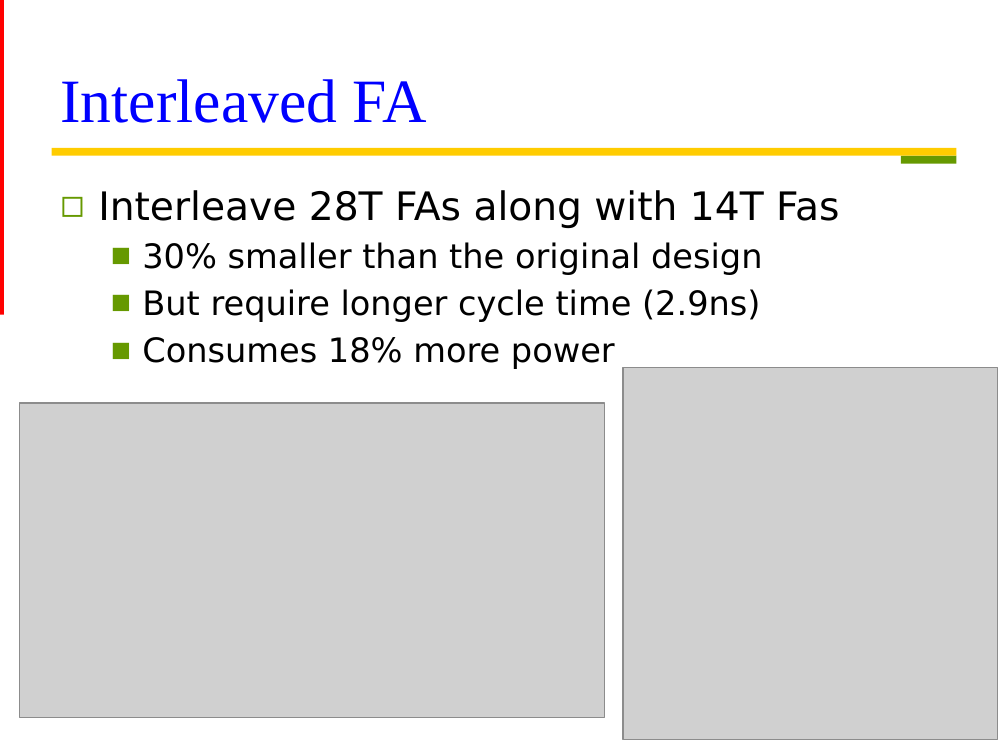
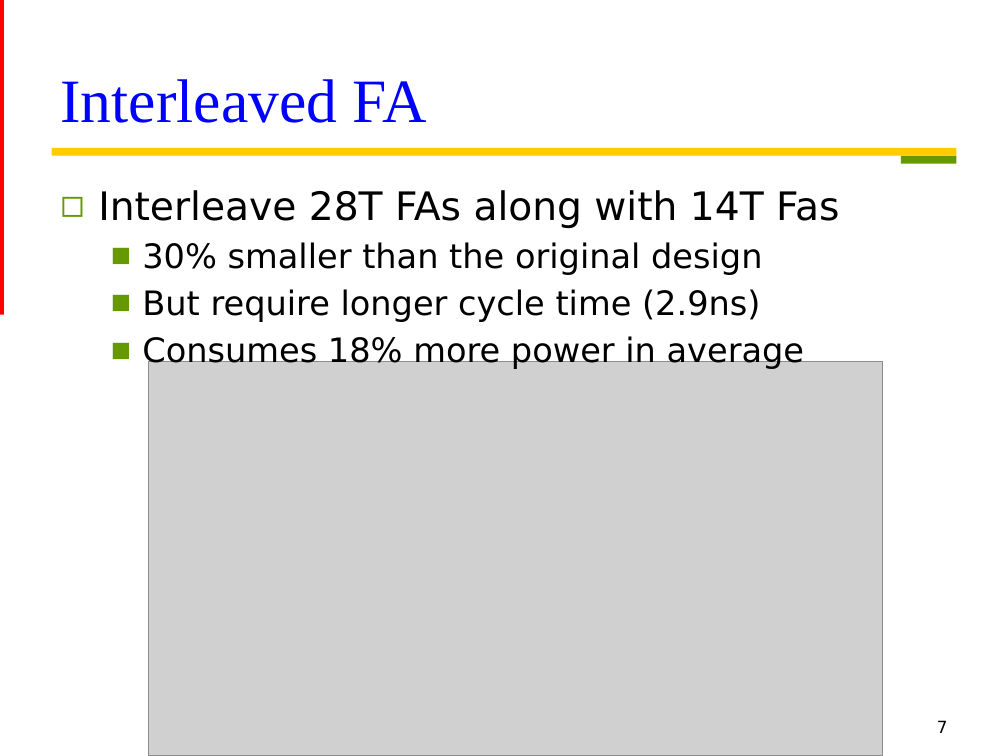
Before and after one commit to Oniontow/TTLiu_Project, a slide deck: slide 7 of tree/new_wood.pptx. Drawn at 1008x756 pixels with LibreOffice and Linux fonts; fonts in the diff are those of the drawing; grey boxes stand for pictures. Boxes give left, top, right and bottom in pixels: in the first picture for what was removed or moved away, otherwise in the second. Text is boxed around its words. In the diff, an @@ line names an element or a change of style, - is before the commit and + after.

```diff
--- a/tree/new_wood.pptx
+++ b/tree/new_wood.pptx
@@ text at [142, 335, 804, 370]: text changed @@
-  ■ Consumes 18% more power
+  ■ Consumes 18% more power in average
@@ picture: place and size @@
-picture at [20, 403, 605, 718]
+picture at [148, 361, 882, 756]
@@ picture removed at [623, 368, 997, 740] @@
@@ page number added at [937, 720, 948, 733], 12 pt, text #000000 @@
+7
```
Also in this commit, not shown: 4 other slides changed, 1 slide added, 2 other files.
